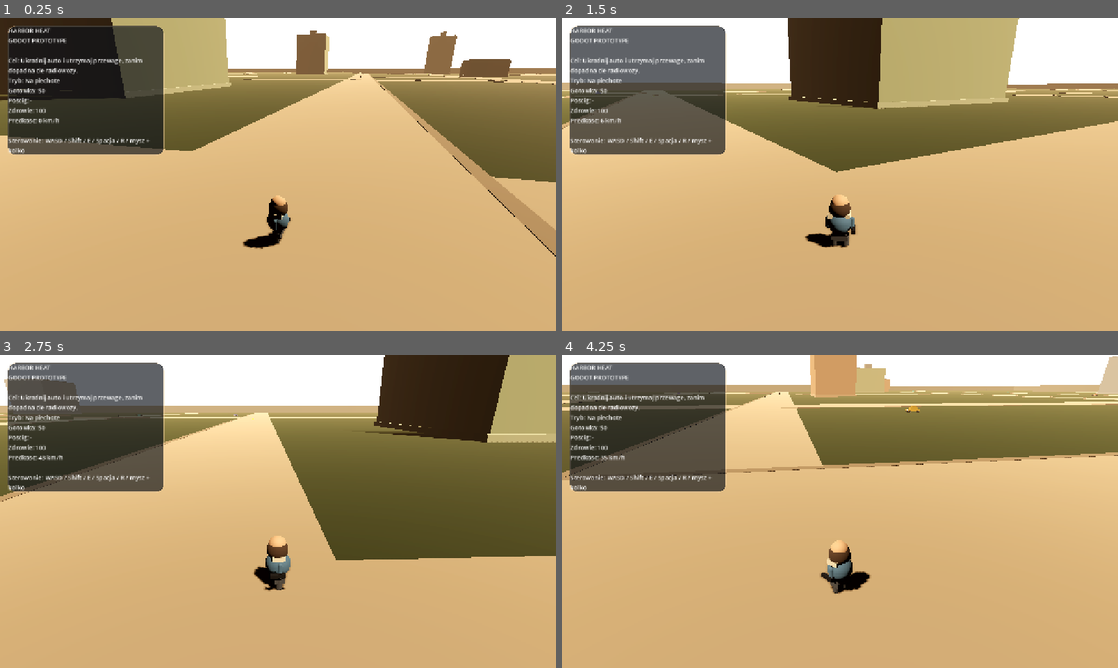
Above: before the commit, frames 1-4 (two rows, left to right).
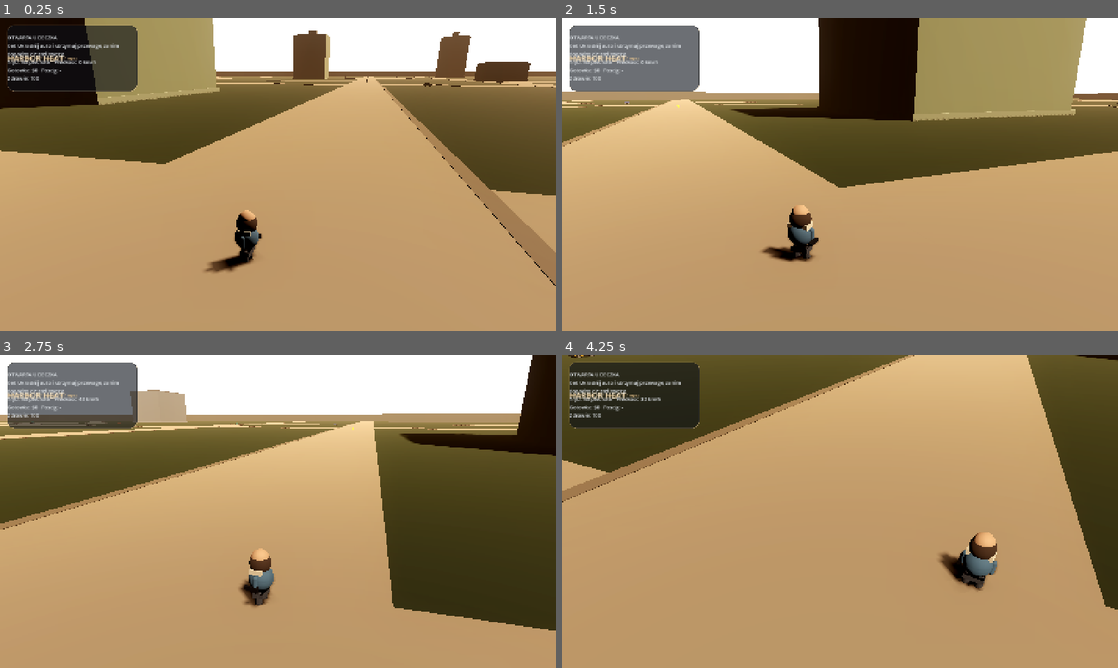
Above: after the commit, the same moments.

Repository: bobergda/mini-gta
Game: Godot game, scene res://scenes/Main.tscn
The game is run twice, just before and just after one commit, with the same random seed, the same clock (stepped at 60 frames per second) and the same inputs.
Inputs (mouse positions are in pixels of both pictures, inside the frame that each line leads up to):
- Up to frame 1 (0.25 s): no input
- Up to frame 2 (1.5 s): tap Enter at 0.5 s; move the mouse to (962, 158) at 0.52 s; hold D (move_right) 0.53-1.25 s; hold Shift (sprint) 0.53-1.25 s; click (962, 158) at 0.67 s; drag from (728, 190) to (812, 237) at 1.27 s
- Up to frame 3 (2.75 s): move the mouse to (333, 442) at 2.02 s; hold D (move_right) from 2.03 s (still down); hold Shift (sprint) from 2.03 s (still down)
- Up to frame 4 (4.25 s): release D (move_right) at 2.75 s; release Shift (sprint) at 2.75 s; drag from (812, 574) to (673, 464) at 2.77 s; move the mouse to (1006, 558) at 3.52 s; hold A (move_left) from 3.53 s (still down); hold Shift (sprint) from 3.53 s (still down)

The runs differ from the first frame. In frame 1, 32% of the frame differs, in the area x 0-100%, y 0-90%; in frame 2, 29%; in frame 3, 38%; in frame 4, 93%, in the area x 0-100%, y 0-100%.

Commit message:
✨ Update viewport size, lighting, and HUD elements for improved visuals

Diff:
--- a/godot/project.godot
+++ b/godot/project.godot
@@ -20,7 +20,8 @@
 
 [display]
 
-window/size/viewport_width=1280
-window/size/viewport_height=720
+window/size/viewport_width=1440
+window/size/viewport_height=810
 window/stretch/mode="canvas_items"
 window/stretch/aspect="expand"
+window/vsync/vsync_mode=1
--- a/godot/scenes/Main.tscn
+++ b/godot/scenes/Main.tscn
@@ -4,35 +4,45 @@
 
 [sub_resource type="Environment" id="Environment_street"]
 background_mode = 2
-background_color = Color(0.964706, 0.760784, 0.478431, 1)
+background_color = Color(0.909804, 0.690196, 0.423529, 1)
 ambient_light_source = 2
-ambient_light_sky_contribution = 0.55
+ambient_light_sky_contribution = 0.62
 tonemap_mode = 2
-tonemap_exposure = 1.05
+tonemap_exposure = 0.92
 glow_enabled = true
-glow_intensity = 0.75
+glow_intensity = 0.52
+glow_bloom = 0.14
 fog_enabled = true
-fog_light_color = Color(0.980392, 0.760784, 0.529412, 1)
-fog_light_energy = 0.45
-fog_density = 0.00055
+fog_light_color = Color(0.972549, 0.713726, 0.486275, 1)
+fog_light_energy = 0.34
+fog_density = 0.00042
 ssao_enabled = true
 ssil_enabled = true
+adjustment_enabled = true
+adjustment_brightness = 0.98
+adjustment_contrast = 1.08
+adjustment_saturation = 0.92
 
 [node name="Main" type="Node3D"]
 script = ExtResource("1_main")
 
 [node name="Sun" type="DirectionalLight3D" parent="."]
-transform = Transform3D(0.86273, -0.409468, 0.297349, 0, 0.587785, 0.809017, -0.505671, -0.697714, 0.506922, 0, 60, 0)
+transform = Transform3D(0.740988, -0.500731, 0.447772, 0, 0.666656, 0.745366, -0.671519, -0.552319, 0.494046, 0, 60, 0)
 light_color = Color(1, 0.847059, 0.666667, 1)
-light_energy = 1.45
+light_energy = 1.28
 shadow_enabled = true
+light_angular_distance = 0.45
+directional_shadow_mode = 2
+directional_shadow_blend_splits = true
+directional_shadow_max_distance = 450.0
+shadow_blur = 1.8
 
 [node name="WorldEnvironment" type="WorldEnvironment" parent="."]
 environment = SubResource("Environment_street")
 
 [node name="Camera3D" type="Camera3D" parent="."]
-transform = Transform3D(1, 0, 0, 0, 0.825336, 0.564642, 0, -0.564642, 0.825336, 0, 16, 24)
+transform = Transform3D(0.978031, 0, -0.20846, 0.108659, 0.853715, 0.510699, 0.177833, -0.52074, 0.835002, -10, 15, 22)
 current = true
-fov = 58.0
+fov = 52.0
 near = 0.1
 far = 3000.0
--- a/godot/scripts/main.gd
+++ b/godot/scripts/main.gd
@@ -92,7 +92,9 @@
 var world_root: Node3D
 var dynamic_root: Node3D
 var player_node: Node3D
+var hud_title_label: Label
 var hud_label: Label
+var hud_hint_label: Label
 var camera: Camera3D
 
 
@@ -1369,11 +1371,11 @@
 func update_camera(dt: float) -> void:
 	var anchor: Variant = get_player_anchor()
 	var mode: Variant = player["mode"]
-	var target: Variant = Vector3(anchor["x"], 2.3 if mode == "vehicle" else 1.45, anchor["z"])
-
-	var desired_pitch: Variant = 0.5 if mode == "vehicle" else 0.54
-	var desired_distance: Variant = 13.8 if mode == "vehicle" else 11.0
-	var desired_yaw: Variant = player["heading"] - (0.18 if mode == "vehicle" else 0.28)
+	var target: Variant = Vector3(anchor["x"], 2.4 if mode == "vehicle" else 1.55, anchor["z"])
+
+	var desired_pitch: Variant = 0.46 if mode == "vehicle" else 0.5
+	var desired_distance: Variant = 14.8 if mode == "vehicle" else 12.2
+	var desired_yaw: Variant = player["heading"] - (0.24 if mode == "vehicle" else 0.34)
 
 	if not camera_dragging:
 		camera_yaw = lerp_angle(camera_yaw, desired_yaw, dt * (2.4 if mode == "vehicle" else 4.2))
@@ -1383,10 +1385,14 @@
 	var horizontal: Variant = cos(camera_pitch) * camera_distance
 	# Keep the camera above the world plane; the previous sign put the camera
 	# under the street and made the opening view feel broken.
+	var shoulder: Variant = 1.15 if mode == "vehicle" else 0.7
+	var heading_yaw: Variant = float(player["heading"])
+	var right: Variant = Vector3(-sin(heading_yaw), 0.0, cos(heading_yaw))
 	var offset: Variant = Vector3(cos(camera_yaw) * horizontal, -sin(camera_pitch) * camera_distance, sin(camera_yaw) * horizontal)
-	camera.global_position = target - offset
-	var look_ahead: Variant = 4.6 if mode == "vehicle" else 3.2
-	var focus: Variant = target + Vector3(cos(camera_yaw) * look_ahead, 0.7, sin(camera_yaw) * look_ahead)
+	camera.global_position = target - offset + right * shoulder
+	camera.global_position.y = maxf(camera.global_position.y, 4.2 if mode == "vehicle" else 3.4)
+	var look_ahead: Variant = 7.2 if mode == "vehicle" else 4.8
+	var focus: Variant = target + Vector3(cos(heading_yaw) * look_ahead, 1.0 if mode == "vehicle" else 0.85, sin(heading_yaw) * look_ahead)
 	camera.look_at(focus)
 
 
@@ -1397,9 +1403,9 @@
 
 	var panel: Variant = PanelContainer.new()
 	panel.position = Vector2(18, 18)
-	panel.size = Vector2(360, 196)
+	panel.size = Vector2(338, 172)
 	var style: Variant = StyleBoxFlat.new()
-	style.bg_color = Color(0.05, 0.07, 0.1, 0.66)
+	style.bg_color = Color(0.04, 0.06, 0.09, 0.6)
 	style.border_width_left = 1
 	style.border_width_top = 1
 	style.border_width_right = 1
@@ -1412,18 +1418,42 @@
 	panel.add_theme_stylebox_override("panel", style)
 	layer.add_child(panel)
 
+	hud_title_label = Label.new()
+	hud_title_label.name = "HudTitle"
+	hud_title_label.set_anchors_preset(Control.PRESET_TOP_WIDE)
+	hud_title_label.offset_left = 16.0
+	hud_title_label.offset_top = 10.0
+	hud_title_label.offset_right = -16.0
+	hud_title_label.offset_bottom = 34.0
+	hud_title_label.add_theme_font_size_override("font_size", 21)
+	hud_title_label.add_theme_color_override("font_color", Color(0.97, 0.90, 0.78, 1.0))
+	panel.add_child(hud_title_label)
+
 	hud_label = Label.new()
 	hud_label.name = "HudLabel"
+	hud_label.set_anchors_preset(Control.PRESET_FULL_RECT)
+	hud_label.offset_left = 16.0
+	hud_label.offset_top = 42.0
+	hud_label.offset_right = -16.0
+	hud_label.offset_bottom = -30.0
+	hud_label.autowrap_mode = TextServer.AUTOWRAP_WORD_SMART
 	hud_label.horizontal_alignment = HORIZONTAL_ALIGNMENT_LEFT
 	hud_label.vertical_alignment = VERTICAL_ALIGNMENT_TOP
-	hud_label.autowrap_mode = TextServer.AUTOWRAP_WORD_SMART
-	hud_label.set_anchors_preset(Control.PRESET_FULL_RECT)
-	hud_label.offset_left = 16.0
-	hud_label.offset_top = 12.0
-	hud_label.offset_right = -16.0
-	hud_label.offset_bottom = -12.0
-	hud_label.add_theme_font_size_override("font_size", 14)
+	hud_label.add_theme_font_size_override("font_size", 13)
+	hud_label.add_theme_color_override("font_color", Color(0.86, 0.88, 0.9, 1.0))
 	panel.add_child(hud_label)
+
+	hud_hint_label = Label.new()
+	hud_hint_label.name = "HudHint"
+	hud_hint_label.set_anchors_preset(Control.PRESET_BOTTOM_WIDE)
+	hud_hint_label.offset_left = 16.0
+	hud_hint_label.offset_top = -24.0
+	hud_hint_label.offset_right = -16.0
+	hud_hint_label.offset_bottom = -8.0
+	hud_hint_label.horizontal_alignment = HORIZONTAL_ALIGNMENT_LEFT
+	hud_hint_label.add_theme_font_size_override("font_size", 11)
+	hud_hint_label.add_theme_color_override("font_color", Color(0.95, 0.80, 0.57, 0.92))
+	panel.add_child(hud_hint_label)
 
 
 func update_hud() -> void:
@@ -1436,17 +1466,15 @@
 	var speed: Variant = absf(player["speed"])
 	var kmh: Variant = int(round(speed * 3.6))
 	var mode_label: Variant = "W aucie" if player["mode"] == "vehicle" else "Na piechote"
-	var state_label: Variant = "RUN ZAMKNIETY" if game_over else "GODOT PROTOTYPE"
-
-	hud_label.text = "HARBOR HEAT\n" \
-		+ "%s\n\n" % state_label \
+	var state_label: Variant = "RUN ZAMKNIETY" if game_over else "OTWARTA UCIECZKA"
+
+	hud_title_label.text = "HARBOR HEAT"
+	hud_label.text = "%s\n" % state_label \
 		+ "Cel: %s\n" % objective \
-		+ "Tryb: %s\n" % mode_label \
-		+ "Gotowka: $%d\n" % int(player["cash"]) \
-		+ "Poscig: %s\n" % stars \
-		+ "Zdrowie: %d\n" % int(round(player["health"])) \
-		+ "Predkosc: %d km/h\n\n" % kmh \
-		+ "Sterowanie: WASD / Shift / E / Spacja / R / mysz + kolko"
+		+ "Tryb: %s   Predkosc: %d km/h\n" % [mode_label, kmh] \
+		+ "Gotowka: $%d   Poscig: %s\n" % [int(player["cash"]), stars] \
+		+ "Zdrowie: %d" % int(round(player["health"]))
+	hud_hint_label.text = "WASD / Shift / E / Spacja / R / mysz"
 
 
 func distance_2d(ax: float, az: float, bx: float, bz: float) -> float:
